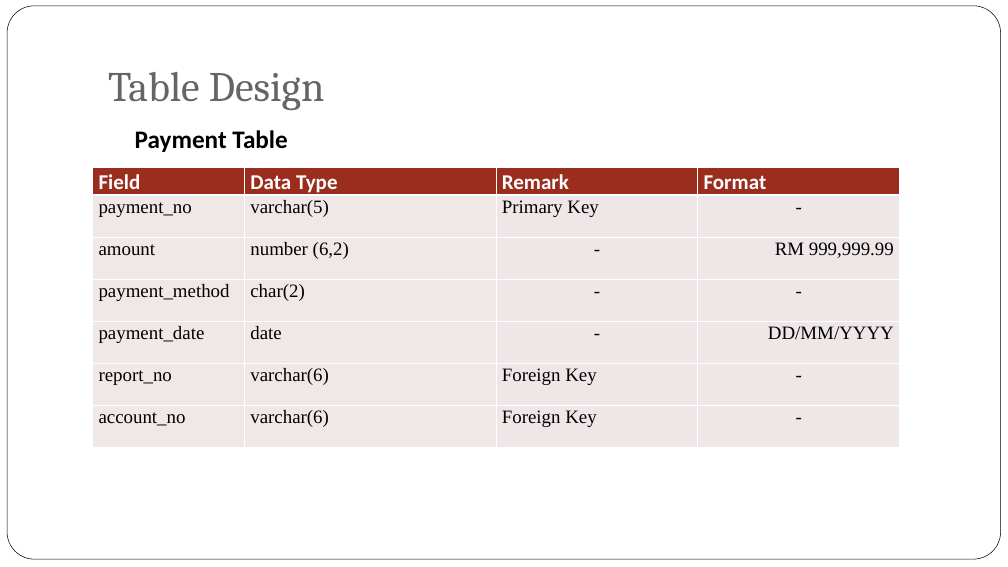
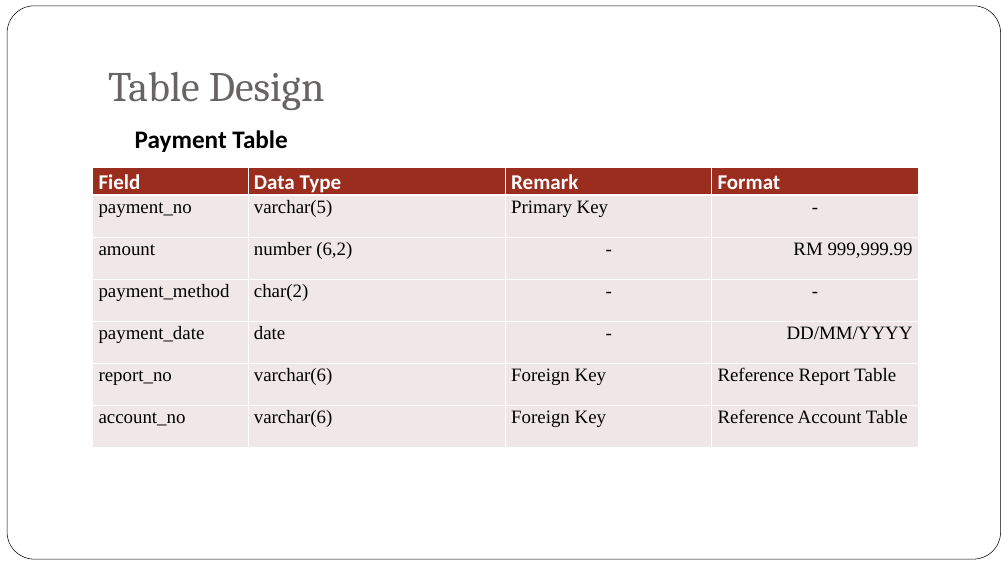
Before and after one commit to jyu1129/Library-System-IS-assignment, a slide deck: slide 15 of Week 11/Week 11 - Data Definitions.pptx. Drawn at 1008x567 pixels with LibreOffice and Linux fonts; fonts in the diff are those of the drawing; background and template pictures are left out. Boxes give left, top, right and bottom in pixels: in the first picture for what was removed or moved away, otherwise in the second. Text is boxed around its words. In the diff, an @@ line names an element or a change of style, - is before the commit and + after.

Commit message:
Filled an empty reference.

```diff
--- a/Week 11/Week 11 - Data Definitions.pptx
+++ b/Week 11/Week 11 - Data Definitions.pptx
@@ table at box(93, 167, 918, 445) @@
-row 6, column 4: -
+row 6, column 4: Reference Report Table
-row 7, column 4: -
+row 7, column 4: Reference Account Table
@@ table: place and size @@
-table at box(93, 167, 901, 445)
+table at box(93, 167, 918, 445)
```
Also in this commit, not shown: 1 other file.
